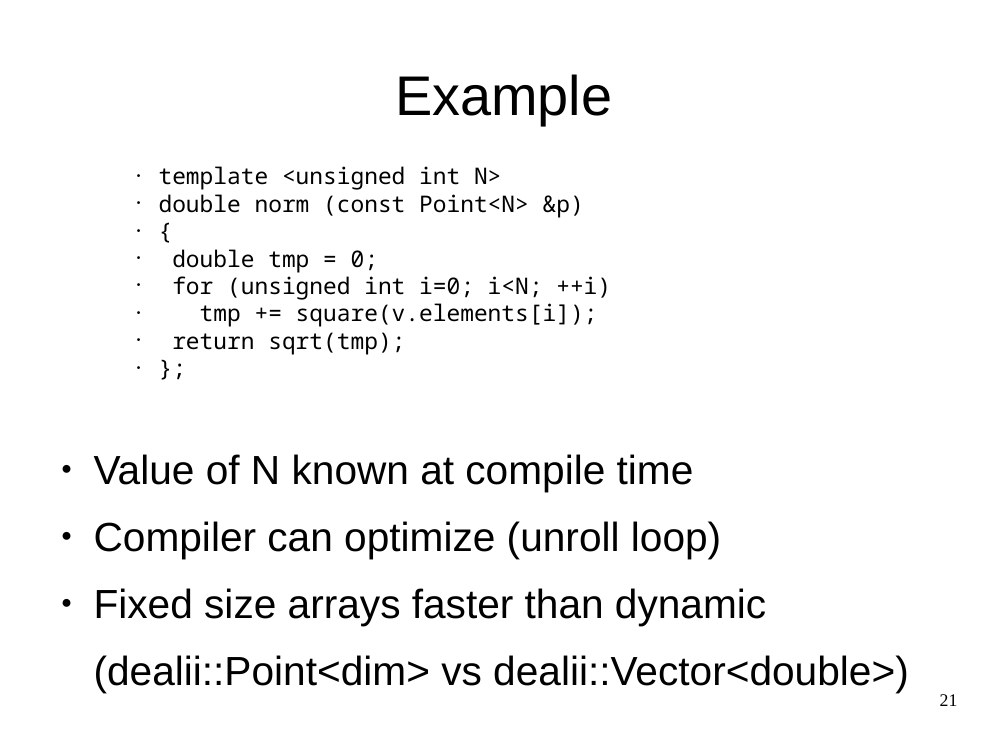
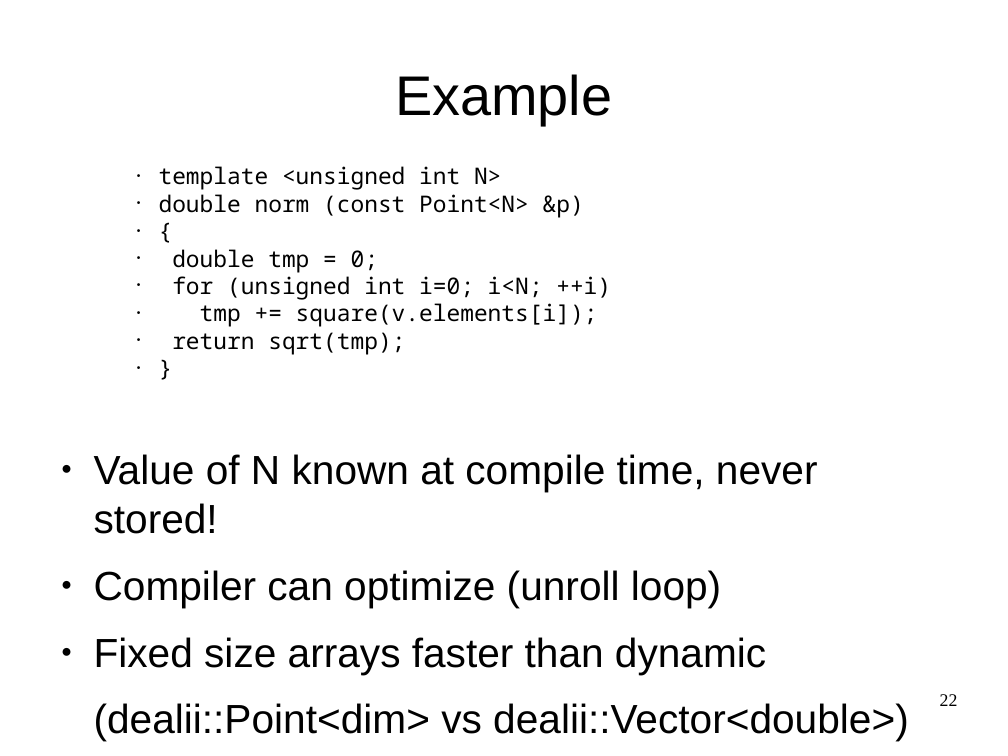
Before and after one commit to ndem0/deal.II-tutorial, a slide deck: slide 22 of slides.odp (slide 21 before the commit). Drawn at 1008x756 pixels with LibreOffice and Linux fonts; fonts in the diff are those of the drawing. Boxes give left, top, right and bottom in pixels: in the first picture for what was removed or moved away, otherwise in the second. Text is boxed around its words. In the diff, an @@ line names an element or a change of style, - is before the commit and + after.

```diff
--- a/slides.odp
+++ b/slides.odp
@@ text at box(159, 166, 611, 355): text changed @@
-• };
+• }
@@ text at box(94, 454, 818, 534): text changed @@
-● Value of N known at compile time
+● Value of N known at compile time, never stored!
@@ page number at box(940, 694, 958, 706): text changed @@
-21
+22
```
Also in this commit, not shown: 18 other slides changed, 1 slide added, 1 slide removed.
